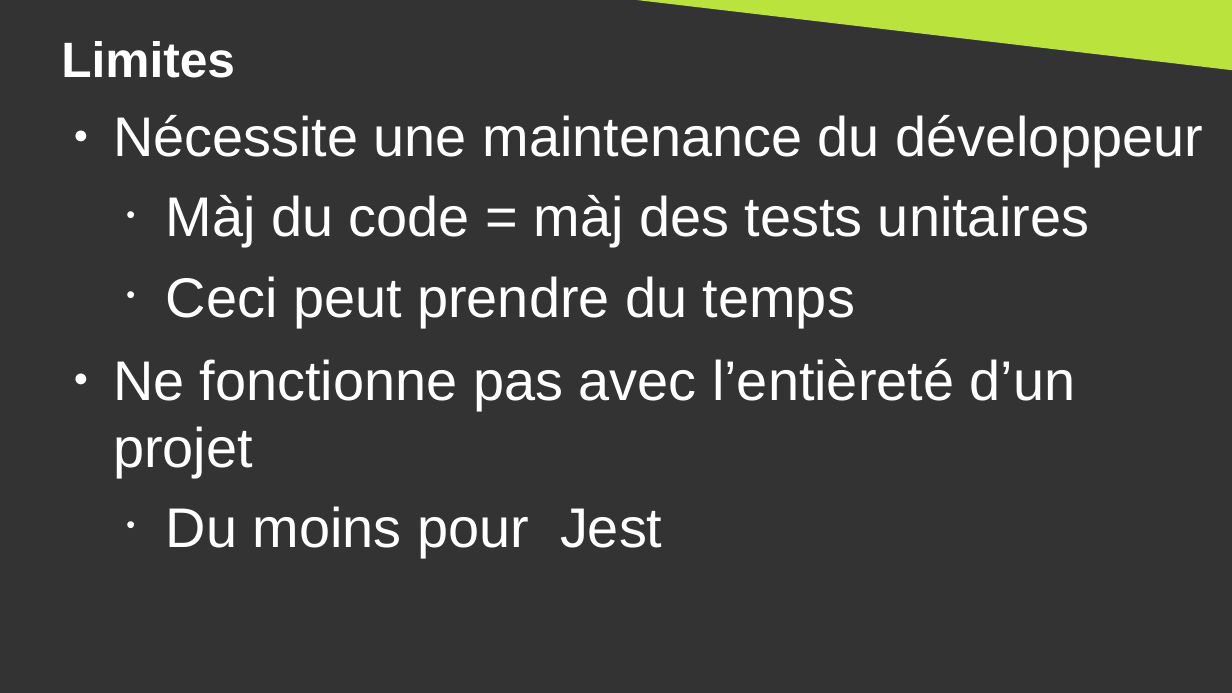
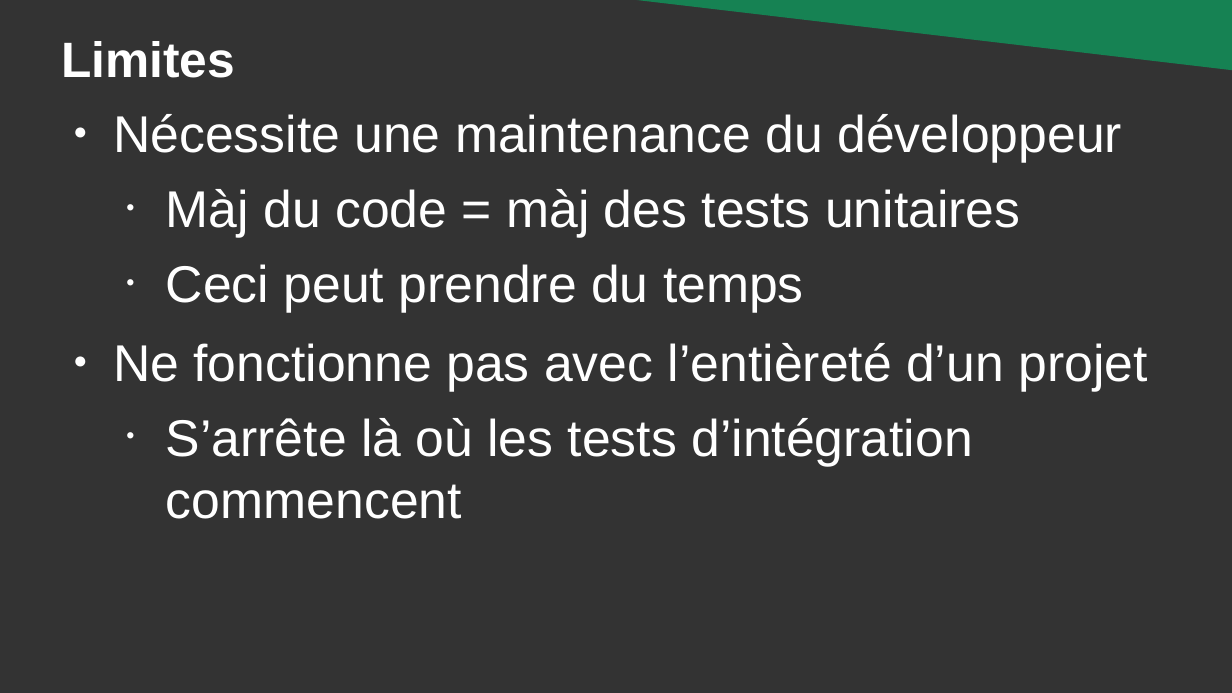
Before and after one commit to DanYellow/cours, a slide deck: slide 34 of developpement-front-s5/travaux-pratiques/numero-1/presentation.odp (slide 25 before the commit). Drawn at 1232x693 pixels with LibreOffice and Linux fonts; fonts in the diff are those of the drawing. Boxes give left, top, right and bottom in pixels: in the first picture for what was removed or moved away, otherwise in the second. Text is boxed around its words. In the diff, an @@ line names an element or a change of style, - is before the commit and + after.

```diff
--- a/developpement-front-s5/travaux-pratiques/numero-1/presentation.odp
+++ b/developpement-front-s5/travaux-pratiques/numero-1/presentation.odp
@@ right triangle at [595, 0, 1232, 70]: fill #BBE33D to #168253 @@
@@ text at [113, 114, 1147, 391]: size 36 to 33.3 pt in "Nécessite une maintenance du développeur", "Màj du code = màj des tests ...", "Ceci peut prendre du temps", "Ne fonctionne pas avec l’entièreté d’un projet" @@
@@ text at [166, 418, 973, 519]: text changed; size 36 to 33.3 pt @@
-  • Du moins pour Jest
+  • S’arrête là où les tests d’intégration commencent
```
Also in this commit, not shown: 5 other slides changed, 8 slides added, 13 slides removed, 9 other files.
